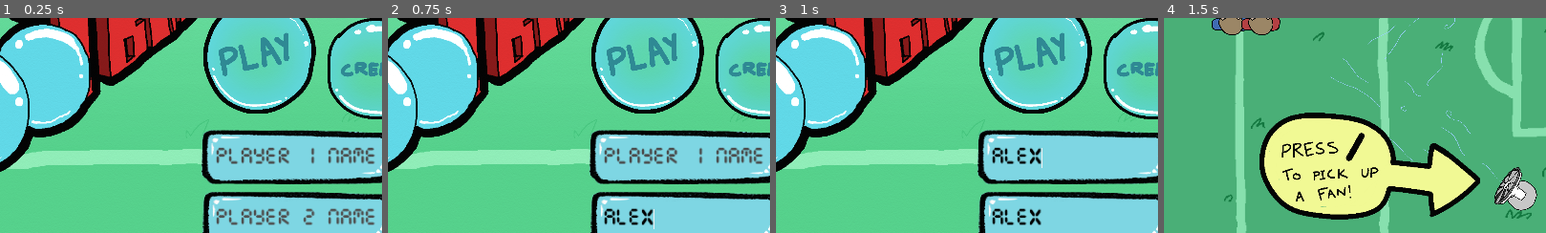
Above: before the commit, frames 1-4 (left to right).
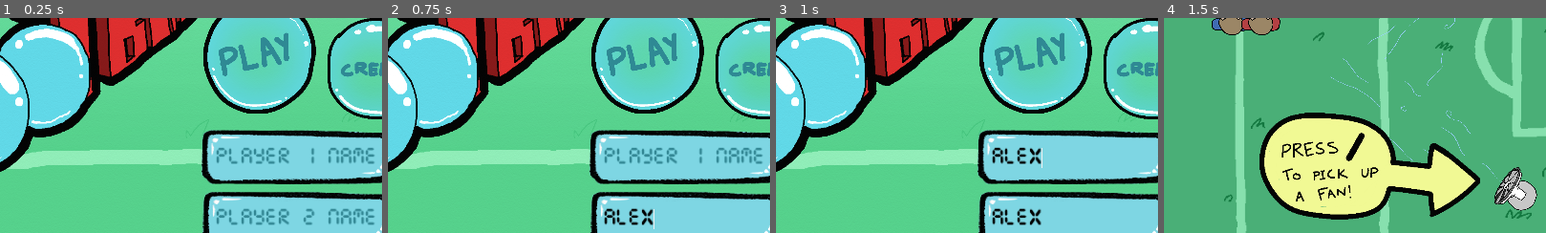
Above: after the commit, the same moments.

Repository: Calandir/ggj-2025
Game: Godot game, scene res://Scenes/menu.tscn
The game is run twice, just before and just after one commit, with the same random seed, the same clock (stepped at 60 frames per second) and the same inputs. Sound files missing from this copy of the repository are replaced by a short silence.
Inputs (mouse positions are % of the whole screen's width and height, from its top left):
- Up to frame 1 (0.25 s): no input
- Up to frame 2 (0.75 s): click (81, 93) at 0.52 s; type "Alex" at 0.6 s
- Up to frame 3 (1 s): click (81, 79) at 0.75 s; type "Alex" at 0.83 s
- Up to frame 4 (1.5 s): click (75, 55) at 1.25 s
The pictures show only the part of the screen within x 41-91%, y 47-97%; the shares and areas given below are measured in that part.

The runs differ from the first frame. In frame 1, 2.1% of the frame differs, in the area x 56-98%, y 60-97%; in frame 2, 1.0%; in frame 3, nothing differs; in frame 4, nothing differs.

Commit message:
adjust colors

Diff:
--- a/Scenes/menu.tscn
+++ b/Scenes/menu.tscn
@@ -58,7 +58,7 @@
 offset_right = 1059.0
 offset_bottom = 635.0
 theme = SubResource("Theme_clrrq")
-theme_override_colors/font_placeholder_color = Color(0.306923, 0.306923, 0.306923, 1)
+theme_override_colors/font_placeholder_color = Color(0.1972, 0.52896, 0.58, 1)
 theme_override_colors/font_uneditable_color = Color(0, 0, 0, 1)
 theme_override_colors/font_color = Color(0, 0, 0, 1)
 theme_override_fonts/font = ExtResource("2_fl752")
@@ -83,7 +83,7 @@
 offset_right = 1059.0
 offset_bottom = 543.0
 theme = SubResource("Theme_4o258")
-theme_override_colors/font_placeholder_color = Color(0.28485, 0.28485, 0.28485, 1)
+theme_override_colors/font_placeholder_color = Color(0.1972, 0.52896, 0.58, 1)
 theme_override_colors/font_color = Color(0, 0, 0, 1)
 theme_override_fonts/font = ExtResource("2_fl752")
 theme_override_font_sizes/font_size = 30
